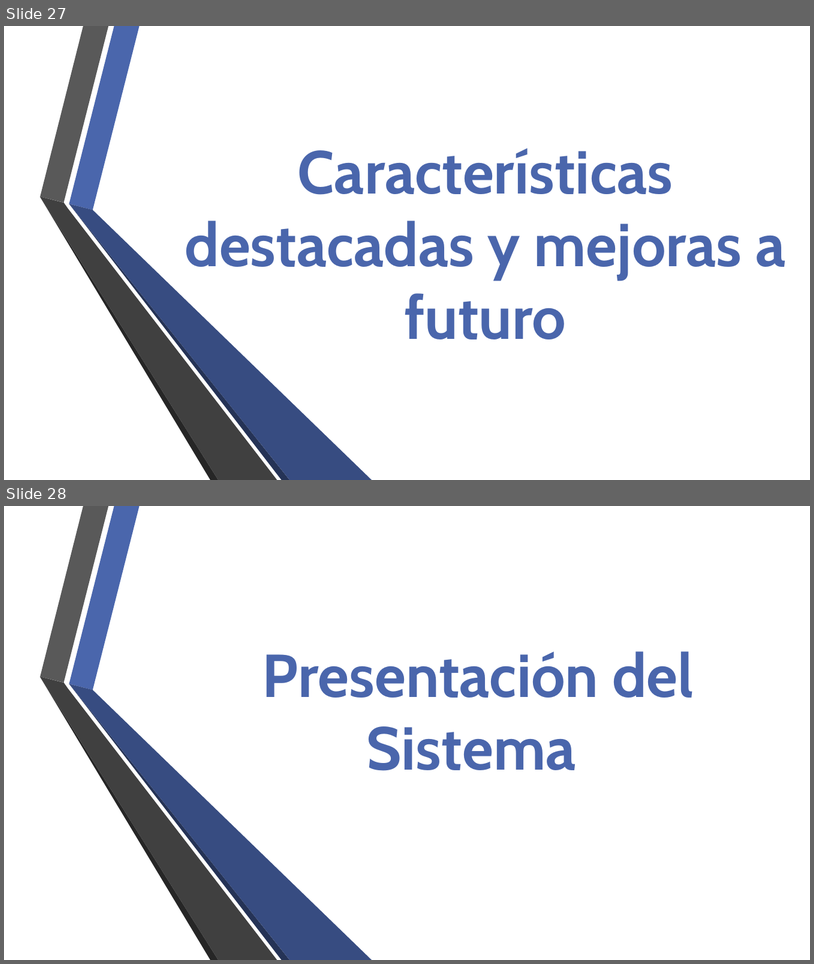
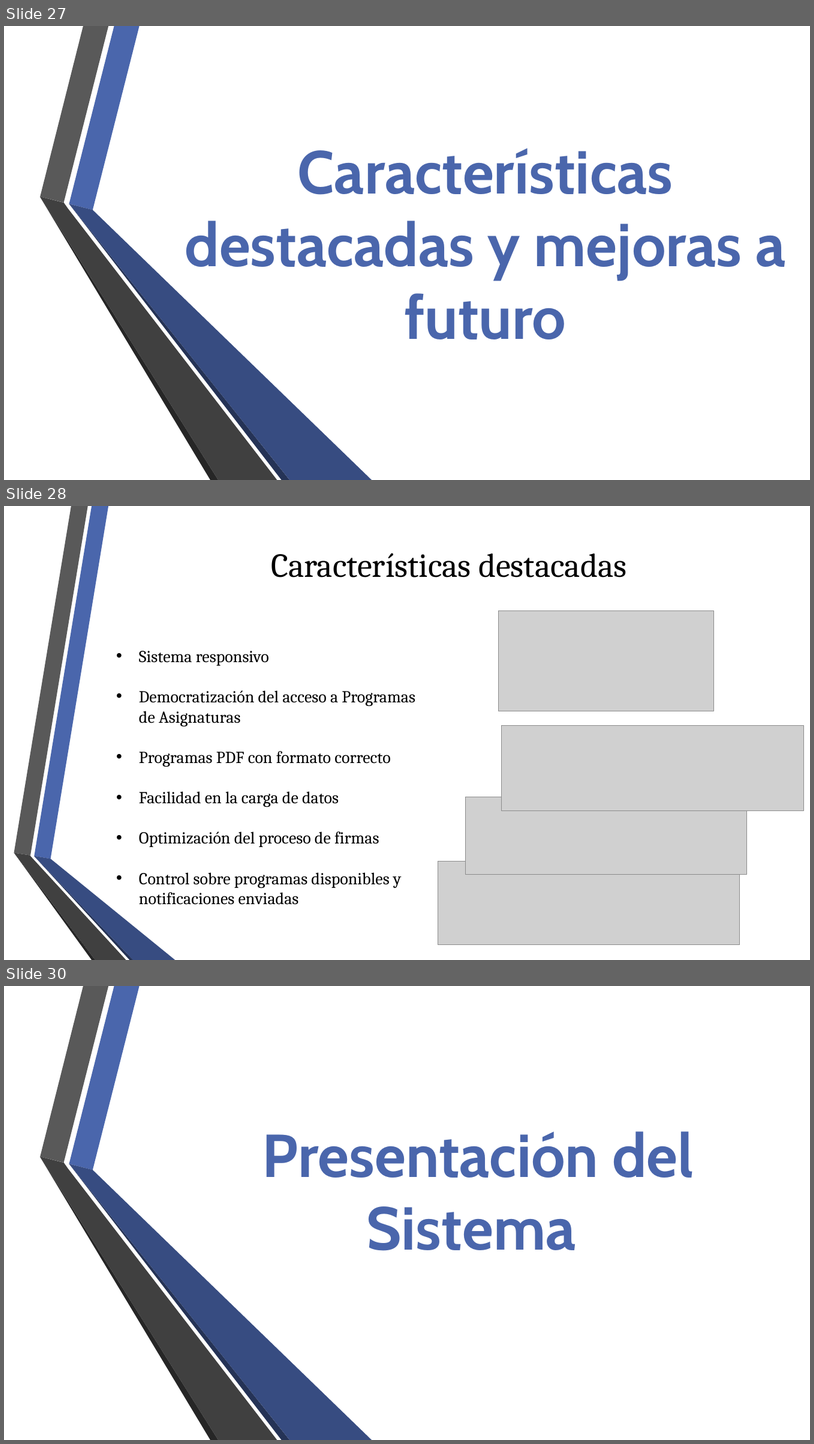
Before and after one commit to fge23/Sistema-VASPA, a slide deck: Presentaciones/Presentación VASPA - Diciembre 2020 - Examen Final/Presentación VASPA - Diciembre 2020 - Examen Final.pptx. Shown one above the other, each under a label of ours: slides 27 and 28 before the commit, slides 27, 28 and 30 after it; the slides between them are not shown. The pictures are 814x964 and 814x1444 pixels, drawn with LibreOffice and Linux fonts; fonts in the diff are those of the drawing; grey boxes stand for pictures; background and template pictures are left out. Boxes give left, top, right and bottom in pixels: in the first picture for what was removed or moved away, otherwise in the second. Text is boxed around its words. In the diff, an @@ line names an element or a change of style, - is before the commit and + after.

```diff
--- a/Presentaciones/Presentación VASPA - Diciembre 2020 - Examen Final/Presentación VASPA - Diciembre 2020 - Examen Final.pptx
+++ b/Presentaciones/Presentación VASPA - Diciembre 2020 - Examen Final/Presentación VASPA - Diciembre 2020 - Examen Final.pptx
@@ slide 28 added at [4, 506, 810, 960], background picture (left out) @@
@@ title added at [271, 553, 627, 577], 40 pt, text #000000 @@
+Características destacadas
@@ picture added at [499, 611, 714, 711] @@
@@ text added at [139, 651, 416, 904], 20 pt, text #000000 @@
+• Sistema responsivo
+• Democratización del acceso a Programas de Asignaturas
+• Programas PDF con formato correcto
+• Facilidad en la carga de datos
+• Optimización del proceso de firmas
+• Control sobre programas disponibles y notificaciones enviadas
@@ picture added at [502, 725, 804, 810] @@
@@ picture added at [466, 797, 747, 874] @@
@@ group added at [14, 506, 175, 960]: 6 freeform shapes @@
@@ picture added at [438, 861, 740, 945] @@
@@ what was slide 28 is now slide 30 @@
```
Also in this commit, not shown: 4 slides changed, 5 other slides added, 4 slides removed.
